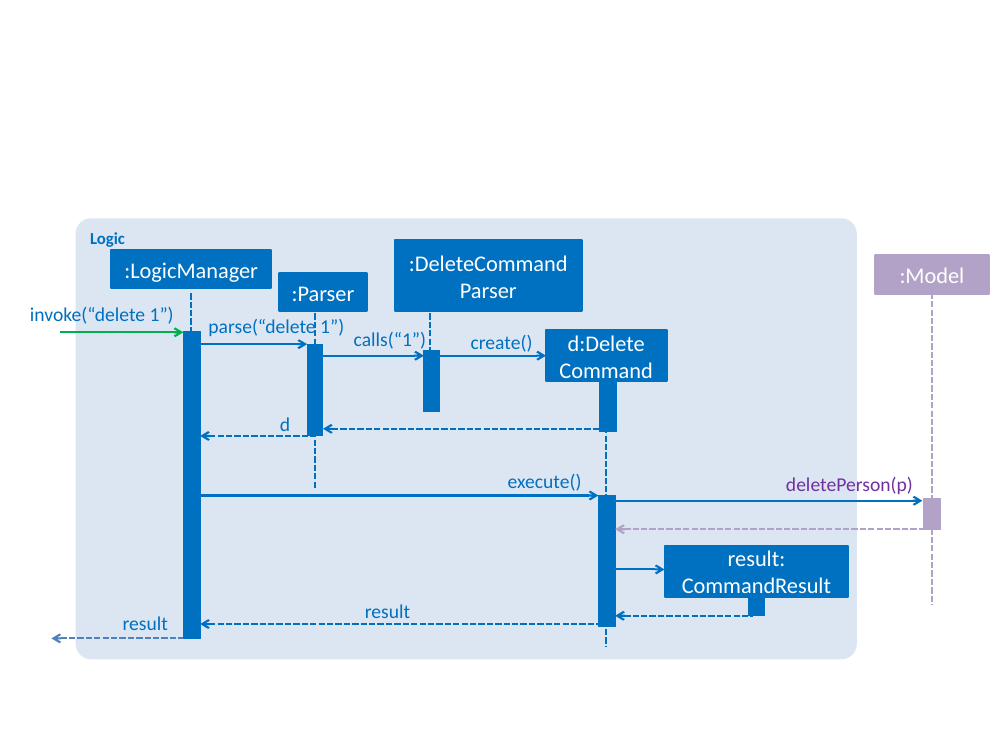
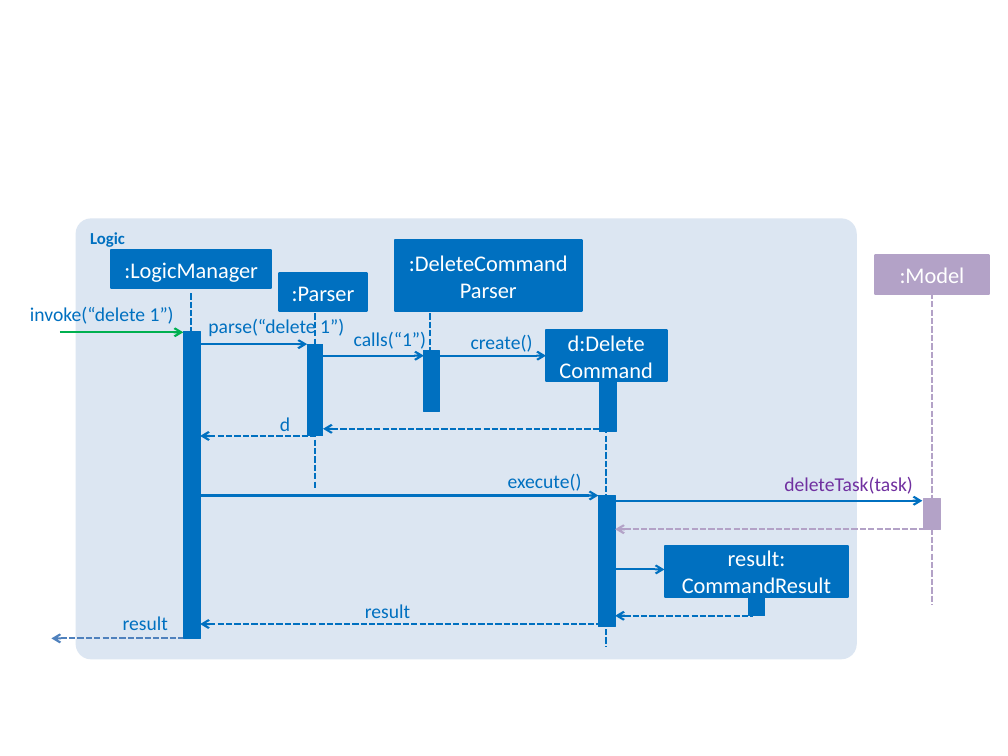
Before and after one commit to tanboonjoon/main, a slide deck: slide 6 of docs/diagrams/Diagrams.pptx. Drawn at 1008x756 pixels with LibreOffice and Linux fonts; fonts in the diff are those of the drawing. Boxes give left, top, right and bottom in pixels: in the first picture for what was removed or moved away, otherwise in the second. Text is boxed around its words. In the diff, an @@ line names an element or a change of style, - is before the commit and + after.

```diff
--- a/docs/diagrams/Diagrams.pptx
+++ b/docs/diagrams/Diagrams.pptx
@@ text at [784,477,913,494]: text changed @@
-deletePerson(p)
+deleteTask(task)
```
Also in this commit, not shown: 1 other file.
